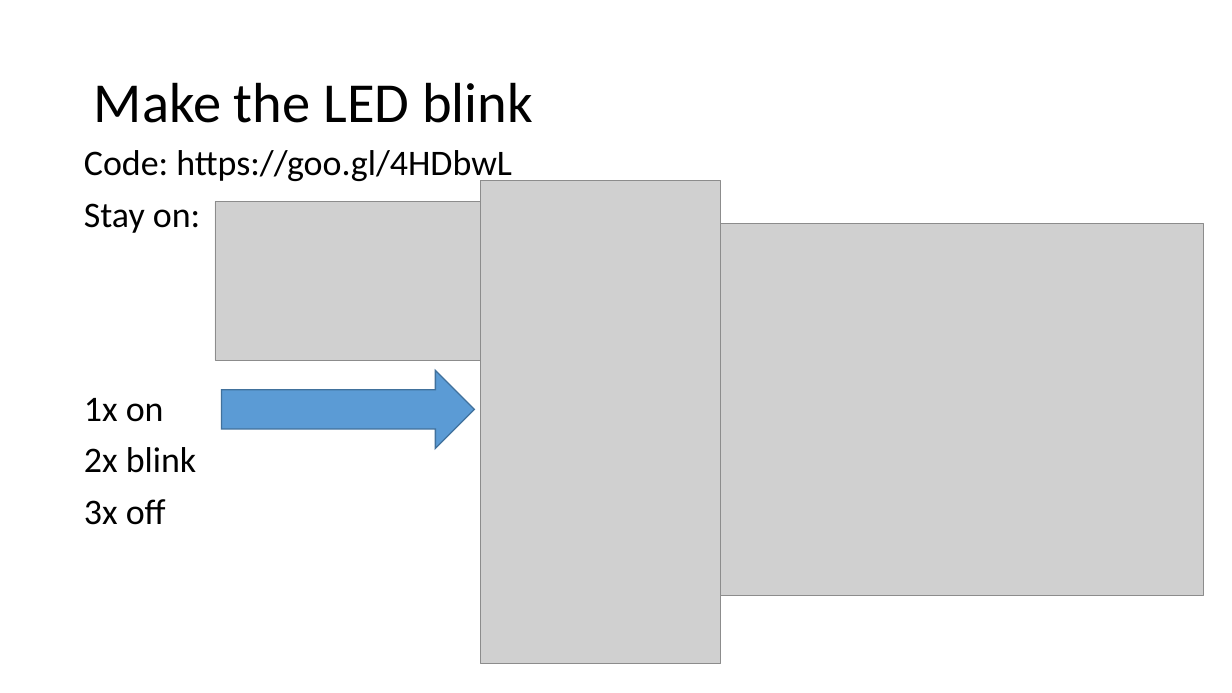
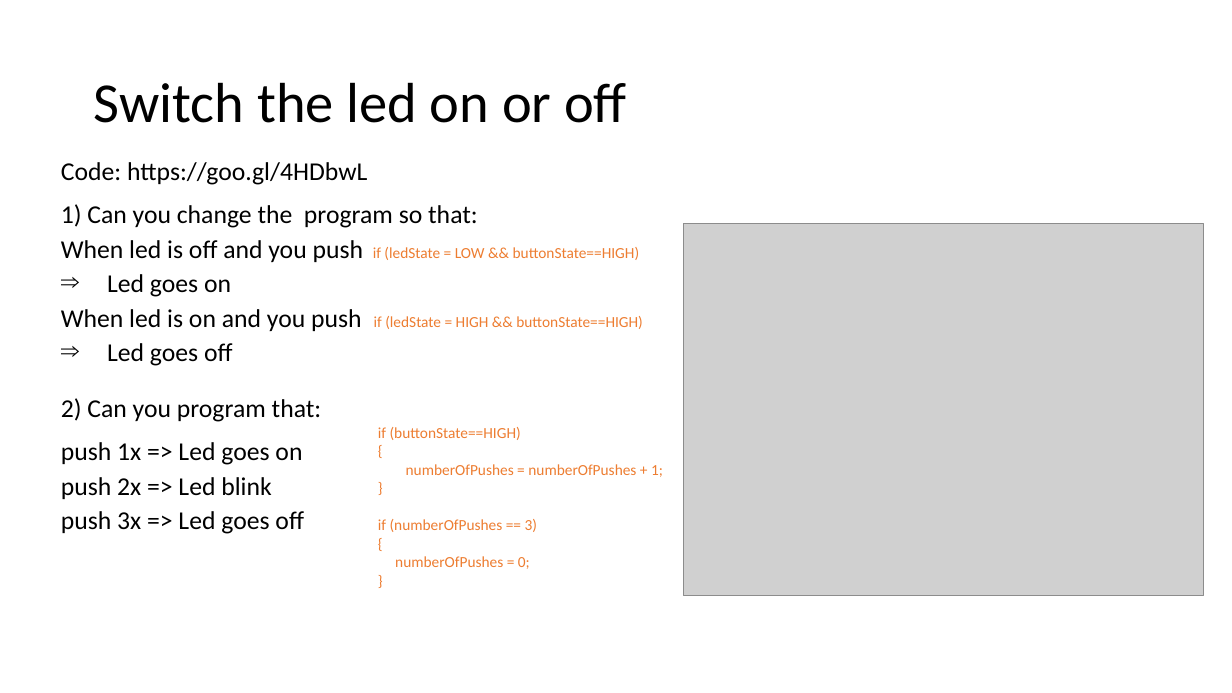
Before and after one commit to geobarteam/codingdojo, a slide deck: slide 4 of Arduino/CodingDojo.odp. Drawn at 1232x693 pixels with LibreOffice and Linux fonts; fonts in the diff are those of the drawing; grey boxes stand for pictures. Boxes give left, top, right and bottom in pixels: in the first picture for what was removed or moved away, otherwise in the second. Text is boxed around its words. In the diff, an @@ line names an element or a change of style, - is before the commit and + after.

```diff
--- a/Arduino/CodingDojo.odp
+++ b/Arduino/CodingDojo.odp
@@ title at (94, 82, 627, 123): text changed @@
-Make the LED blink
+Switch the led on or off
@@ text at (61, 162, 643, 534): text changed; size 28 to 20 pt @@
-Code: https://goo.gl/4HDbwL
-Stay on:
-1x on
-2x blink
-3x off
+Code: https://goo.gl/4HDbwL
+1) Can you change the program so that:
+When led is off and you push if (ledState = LOW && buttonState==HIGH)
+⇒ Led goes on
+When led is on and you push if (ledState = HIGH && buttonState==HIGH)
+⇒ Led goes off
+2) Can you program that:
+push 1x => Led goes on
+push 2x => Led blink
+push 3x => Led goes off
@@ picture removed at (215, 201, 482, 360) @@
@@ picture removed at (482, 180, 721, 664) @@
@@ freeform shape removed at (222, 371, 475, 449) @@
@@ text added at (378, 427, 663, 569), 12 pt, text #ED7D31 @@
+if (buttonState==HIGH)
+{
+numberOfPushes = numberOfPushes + 1;
+}
+if (numberOfPushes == 3)
+{
+numberOfPushes = 0;
+}
```
Also in this commit, not shown: 3 other slides changed, 4 other files.
